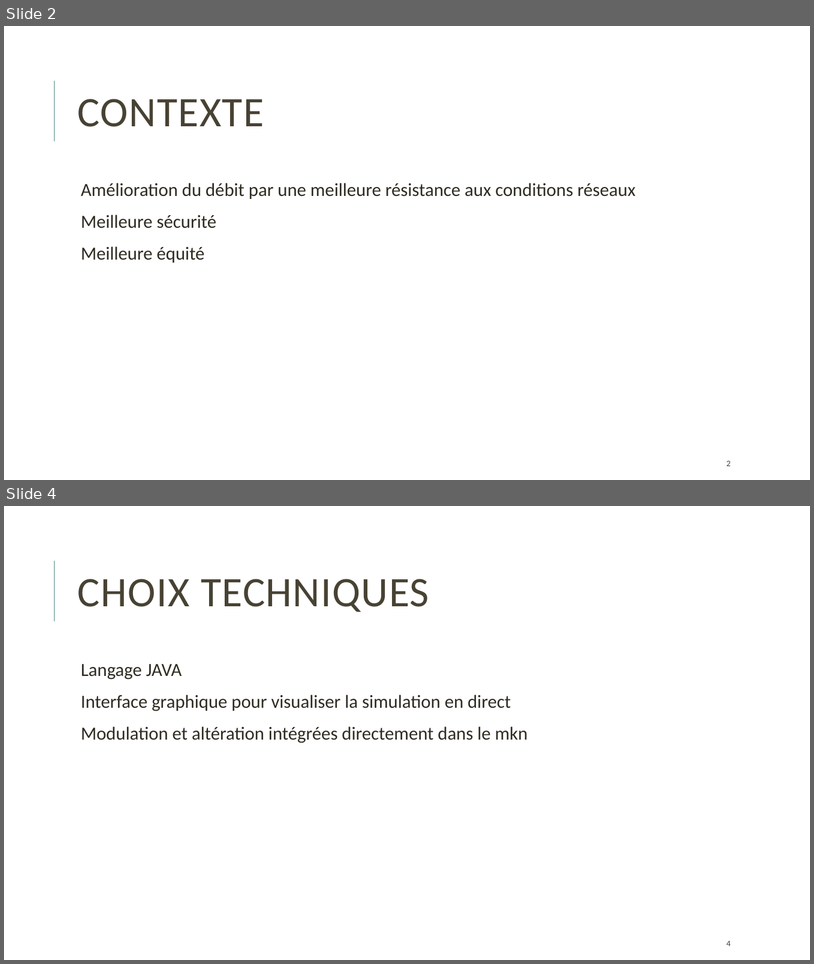
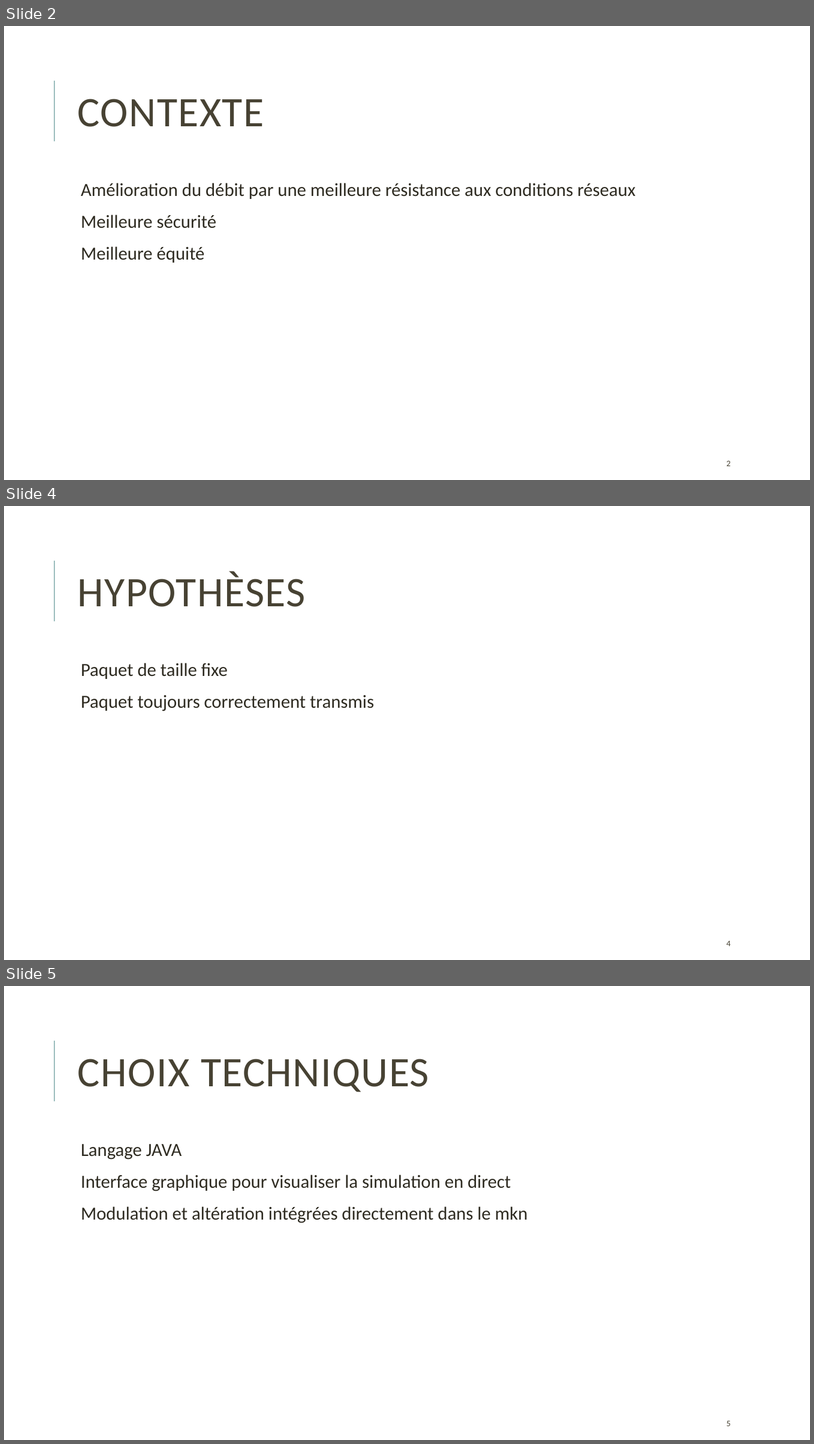
Before and after one commit to Krunchyy/Beamforming, a slide deck: Le BeamForming.pptx. Shown one above the other, each under a label of ours: slides 2 and 4 before the commit, slides 2, 4 and 5 after it; the slides between them are not shown. The pictures are 814x964 and 814x1444 pixels, drawn with LibreOffice and Linux fonts; fonts in the diff are those of the drawing. Boxes give left, top, right and bottom in pixels: in the first picture for what was removed or moved away, otherwise in the second. Text is boxed around its words. In the diff, an @@ line names an element or a change of style, - is before the commit and + after.

```diff
--- a/Le BeamForming.pptx
+++ b/Le BeamForming.pptx
@@ slide 4 added at [4, 506, 810, 960], background #FFFFFF; not listed: 1 template element that a slide beside it also shows @@
@@ title added at [78, 571, 306, 607], 50 pt, text #474233 @@
+HYPOTHÈSES
@@ text added at [81, 663, 374, 711], 22 pt, text #2E2B21 @@
+  Paquet de taille fixe
+  Paquet toujours correctement transmis
@@ page number added at [727, 940, 731, 946], 10 pt, text #474233 @@
+4
@@ what was slide 4 is now slide 5 @@
@@ page number at [727, 1420, 731, 1426]: text changed @@
-4
+5
```
Also in this commit, not shown: 3 slides changed, 1 other file.
